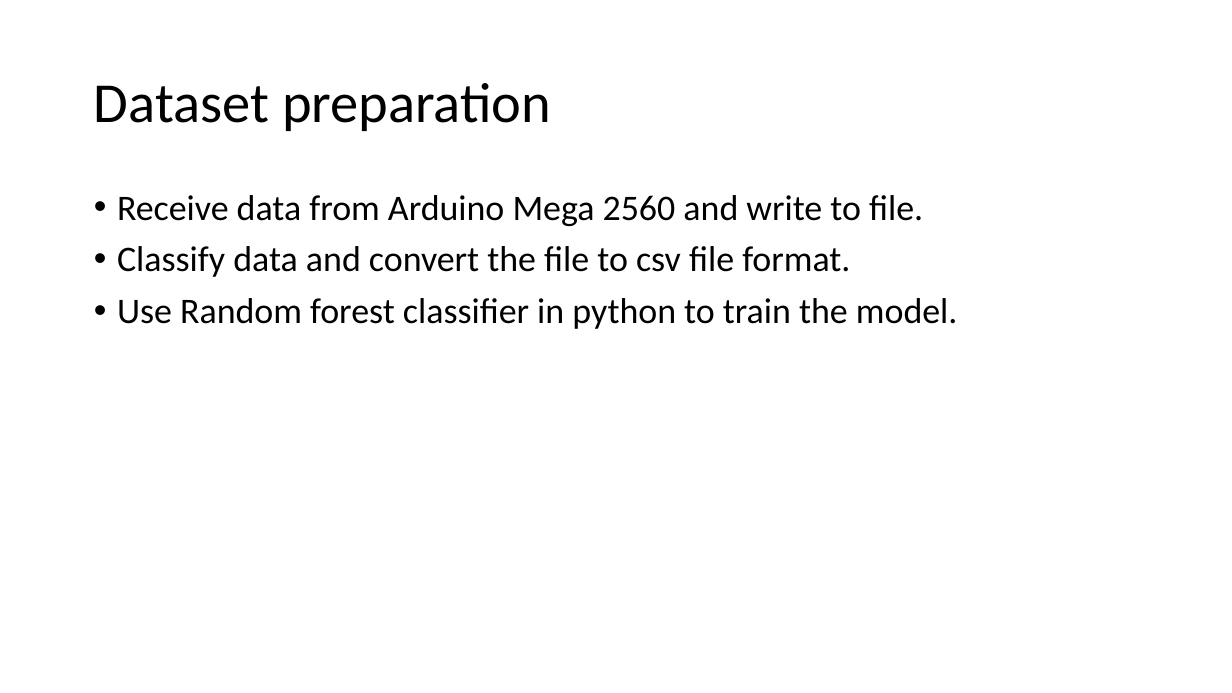
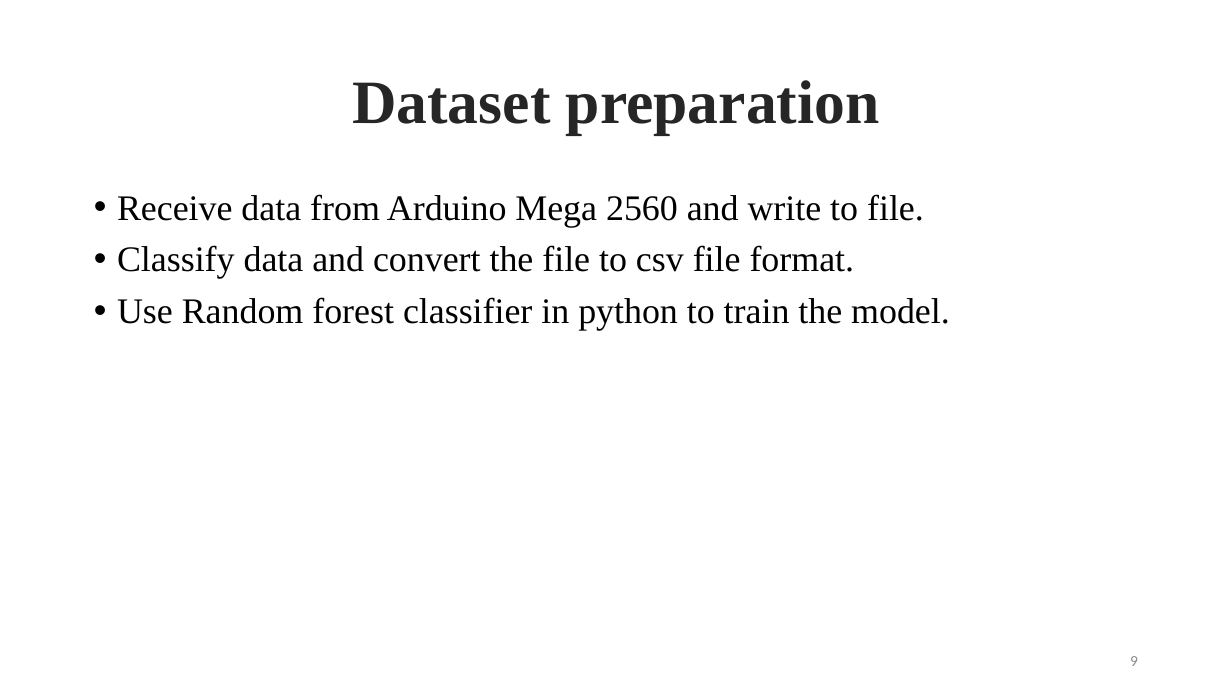
Before and after one commit to BipinGodar/ProjectReport, a slide deck: slide 9 of Smart Gloves using Flex Sensor.pptx. Drawn at 1232x693 pixels with LibreOffice and Linux fonts; fonts in the diff are those of the drawing. Boxes give left, top, right and bottom in pixels: in the first picture for what was removed or moved away, otherwise in the second. Text is boxed around its words. In the diff, an @@ line names an element or a change of style, - is before the commit and + after.

```diff
--- a/Smart Gloves using Flex Sensor.pptx
+++ b/Smart Gloves using Flex Sensor.pptx
@@ title "Dataset preparation" at (x1=352, y1=80, x2=879, y2=135): size 44 to 48 pt, font Calibri to Times New Roman, text colour #000000 to #262626, bold on; alignment left to centre @@
@@ text "Receive data from Arduino Mega ..." at (x1=117, y1=194, x2=950, y2=330): font Calibri to Times New Roman @@
@@ page number added at (x1=1130, y1=656, x2=1138, y2=666), 12 pt, text #8C8C8C @@
+9
```
Also in this commit, not shown: 11 other slides changed, 9 slides added, 5 slides removed, 3 other files.
